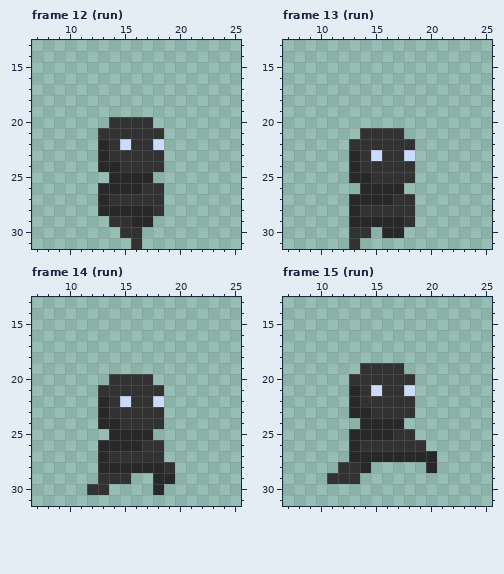
Pixel-art file: PixelEngine/res/sprites/player_.aseprite. The picture above is the old version.
32x32 pixels, 26 frames. Colours within 5 levels of each other are drawn and written as one. Shown: frame 12 (run): x 7..25, y 13..31; frame 13 (run): x 7..25, y 13..31; frame 14 (run): x 7..25, y 13..31; frame 15 (run): x 7..25, y 13..31. The commit also changed other frames, which this record leaves out.
After:
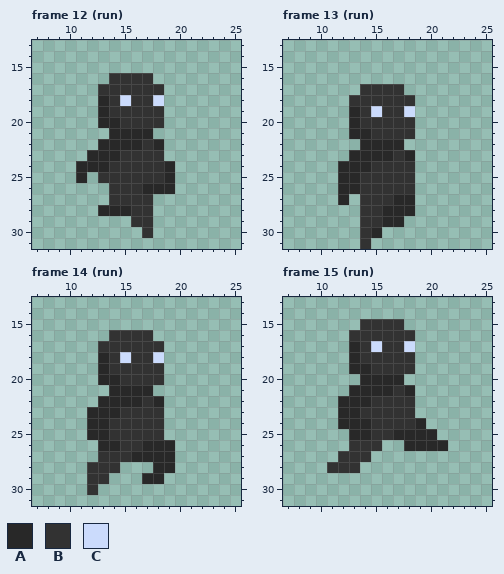
Palette (. is transparent): A #282828  B #323232  C #cbdbfc
The exact change:
layer "Arms" added
Changed rows in their new state; - is an unchanged pixel.
Frame 12 (run), layers "Arms", "Layer 1":
first column x 11:
16 ---BBBB--
17 --BBBBBB-
18 --ABCBBC-
19 --ABBBBB-
20 --AA---B-
21 --.AAAA.-
22 ---AAA-A-
23 -A-A-----
24 AA-B----A
25 A-BBBBBBA
26 --.BBBAAA
27 --.----.-
28 -----BB.-
29 ---..BB--
30 ----..B--
31 -----.---
Frame 13 (run), layers "Arms", "Layer 1":
first column x 12:
17 --BBBB-
18 -BBBBBB
19 -ABCBBC
20 -ABBBBB
21 -AA---B
22 -.AAAA.
23 --AAA-A
24 A-A----
25 A-B----
26 AABBBBB
27 A.BBBAA
28 -.--AAA
29 -.BB--.
30 -.-A..-
31 -.B----
Frame 14 (run), layers "Arms", "Layer 1":
first column x 12:
16 --BBBB--
17 -BBBBBB-
18 -ABCBBC-
19 -ABBBBB-
20 -AA---B-
21 -.AAAA.-
22 --AAA-A-
23 A-A-----
24 A-B-----
25 AABBBBB-
26 ---BBAAA
27 -B--AAAA
28 BBB...-A
29 B-..-A-.
30 -.----.-
Frame 15 (run), layers "Arms", "Layer 1":
first column x 11:
15 ---BBBB----
16 --BBBBBB---
17 --ABCBBC---
18 --ABBBBB---
19 --AA---B---
20 --.AAAA.---
21 ---AAA-A---
22 -A-A-------
23 -A-B-------
24 -AA-BBBBA--
25 ----BBAAAA-
26 --B--..AAAA
27 -BBB......-
28 B--.-----.-
29 ...--------
